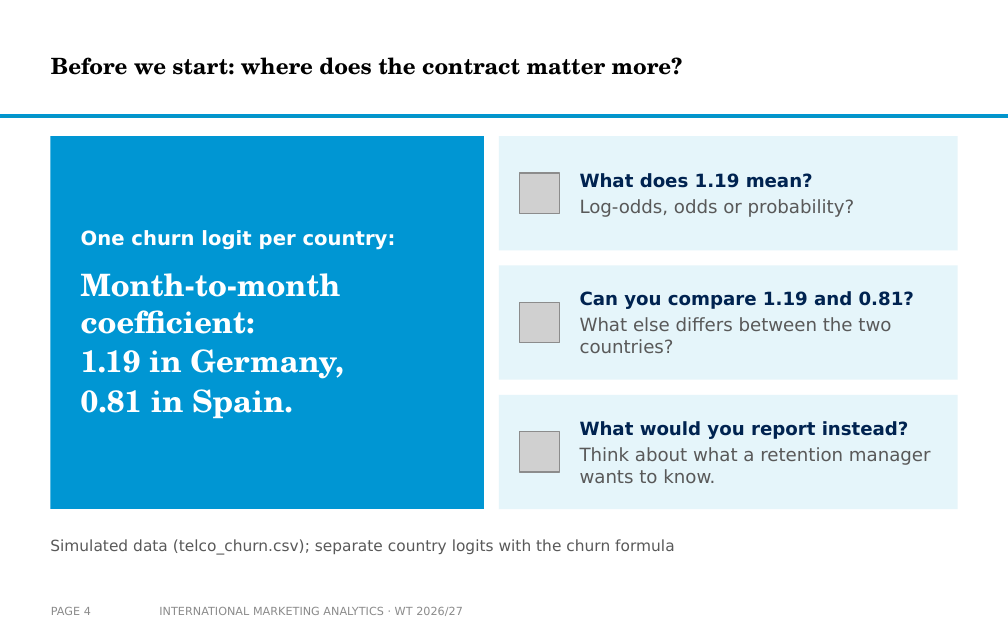
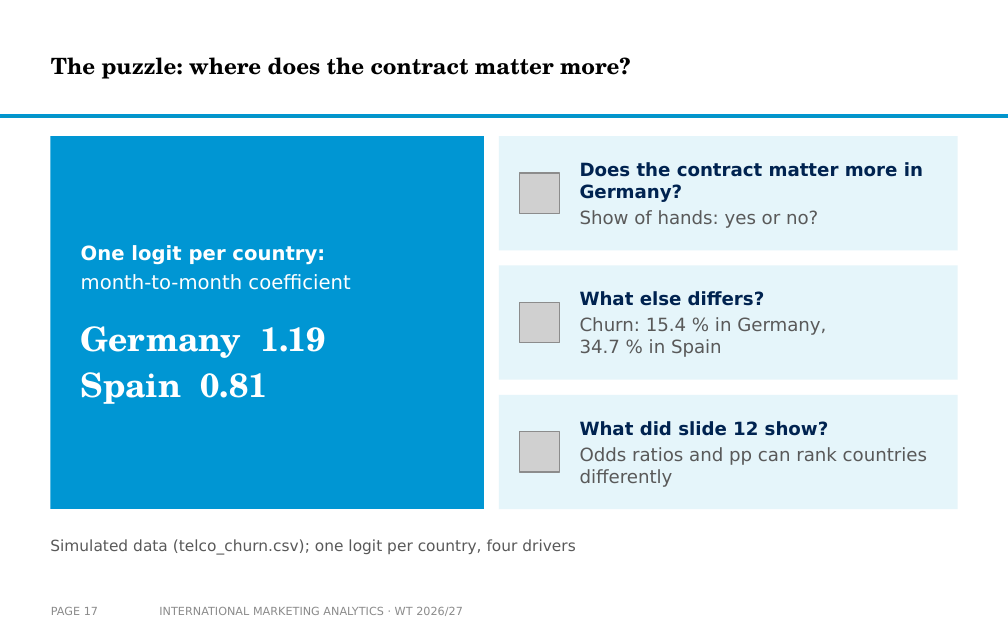
Before and after one commit to arnefloh-wu/international-marketing-analytics-teaching, a slide deck: slide 17 of slides/logistic-regression-in-international-marketing_WT26-27.pptx (slide 4 before the commit). Drawn at 1008x630 pixels with LibreOffice and Linux fonts; fonts in the diff are those of the drawing; grey boxes stand for pictures; background and template pictures are left out. Boxes give left, top, right and bottom in pixels: in the first picture for what was removed or moved away, otherwise in the second. Text is boxed around its words. In the diff, an @@ line names an element or a change of style, - is before the commit and + after.

```diff
--- a/slides/logistic-regression-in-international-marketing_WT26-27.pptx
+++ b/slides/logistic-regression-in-international-marketing_WT26-27.pptx
@@ title at (51,57,631,79): text changed @@
-Before we start: where does the contract matter more?
+The puzzle: where does the contract matter more?
@@ text at (580,162,923,228): text changed; text colour #595959 to #002350; bold on @@
-What does 1.19 mean?
-Log-odds, odds or probability?
+Does the contract matter more in Germany?
+Show of hands: yes or no?
@@ text at (81,245,350,404): text changed; size 22 to 14 pt; font TeX Gyre Schola to DejaVu Sans @@
-One churn logit per country:
-Month-to-month coefficient:
-1.19 in Germany,
-0.81 in Spain.
+One logit per country:
+month-to-month coefficient
+Germany 1.19
+Spain 0.81
@@ text at (580,291,826,357): text changed @@
-Can you compare 1.19 and 0.81?
-What else differs between the two countries?
+What else differs?
+Churn: 15.4 % in Germany, 34.7 % in Spain
@@ text at (580,421,927,487): text changed @@
-What would you report instead?
-Think about what a retention manager wants to know.
+What did slide 12 show?
+Odds ratios and pp can rank countries differently
@@ text at (50,539,575,555): text changed @@
-Simulated data (telco_churn.csv); separate country logits with the churn formula
+Simulated data (telco_churn.csv); one logit per country, four drivers
@@ page number at (51,607,98,615): text changed @@
-PAGE 4
+PAGE 17
```
Also in this commit, not shown: 25 other slides changed, 10 slides added, 29 slides removed, 3 other files.
